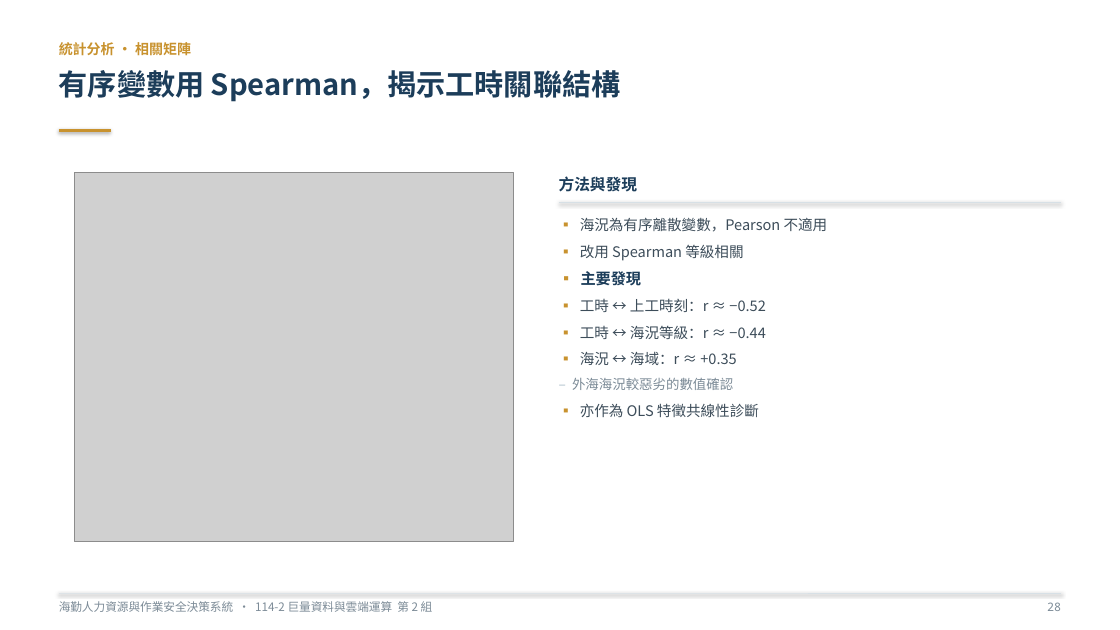
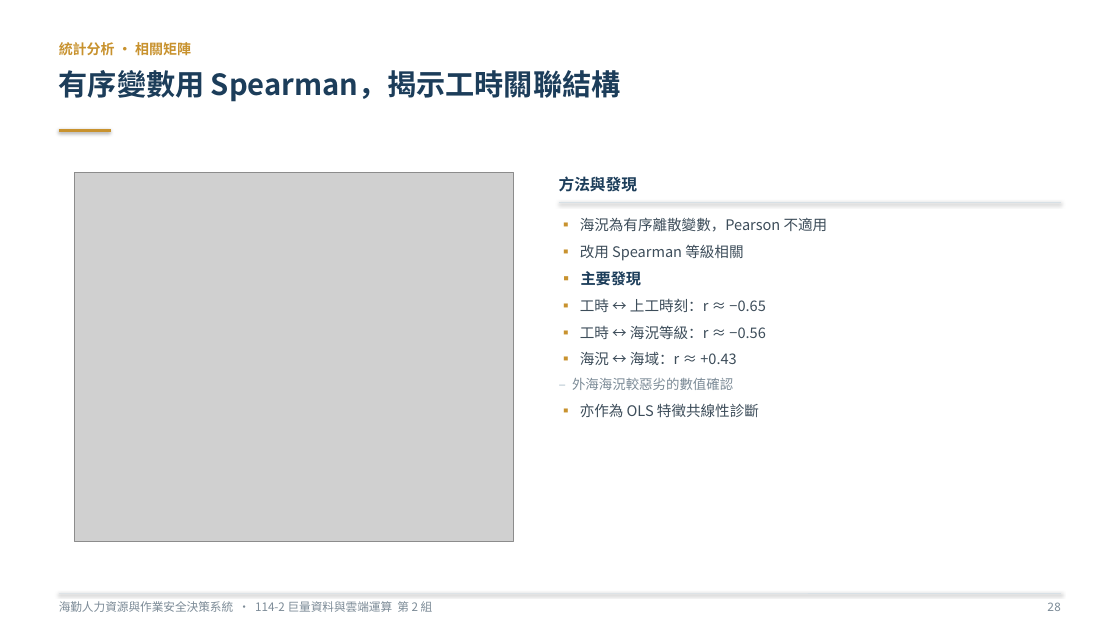
Before and after one commit to rocjveteran/114-2_BigDataCC-2nd, a slide deck: slide 35 of docs/slides/巨量資料與雲端運算技術_海勤人力資源與作業安全決策系統_黃宇平_傅瀚鋌_曾紹喆_劉家样_李翊丞_林秉賢.pptx. Drawn at 1120x630 pixels with LibreOffice and Linux fonts; fonts in the diff are those of the drawing; grey boxes stand for pictures. Boxes give left, top, right and bottom in pixels: in the first picture for what was removed or moved away, otherwise in the second. Text is boxed around its words. In the diff, an @@ line names an element or a change of style, - is before the commit and + after.

```diff
--- a/docs/slides/巨量資料與雲端運算技術_海勤人力資源與作業安全決策系統_黃宇平_傅瀚鋌_曾紹喆_劉家样_李翊丞_林秉賢.pptx
+++ b/docs/slides/巨量資料與雲端運算技術_海勤人力資源與作業安全決策系統_黃宇平_傅瀚鋌_曾紹喆_劉家样_李翊丞_林秉賢.pptx
@@ text at (x1=580, y1=298, x2=765, y2=365): text changed @@
-▪ 工時 ↔ 上工時刻：r ≈ −0.52
-▪ 工時 ↔ 海況等級：r ≈ −0.44
-▪ 海況 ↔ 海域：r ≈ +0.35
+▪ 工時 ↔ 上工時刻：r ≈ −0.65
+▪ 工時 ↔ 海況等級：r ≈ −0.56
+▪ 海況 ↔ 海域：r ≈ +0.43
```
Also in this commit, not shown: 18 other slides changed, 1 slide added, 37 other files.
